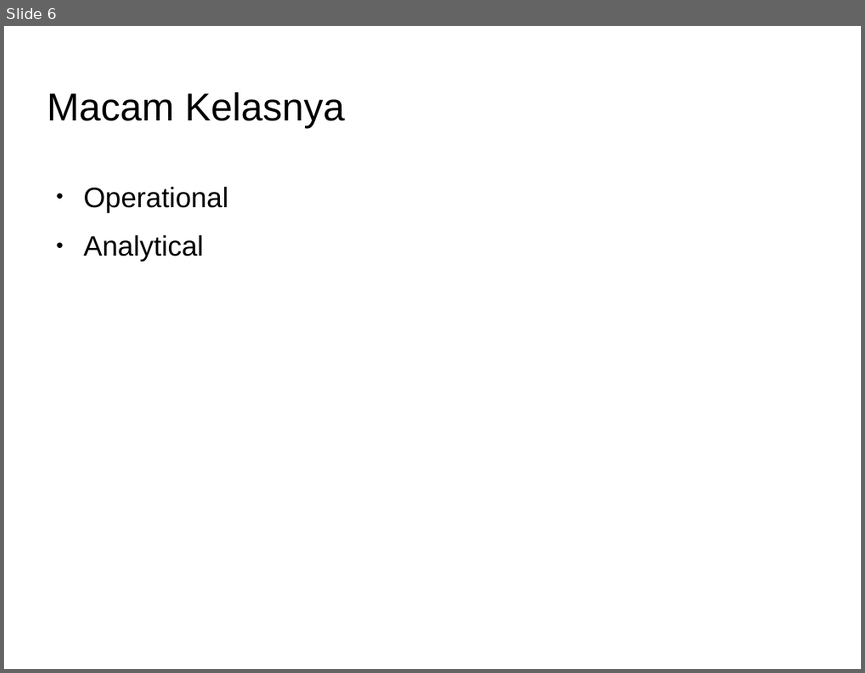
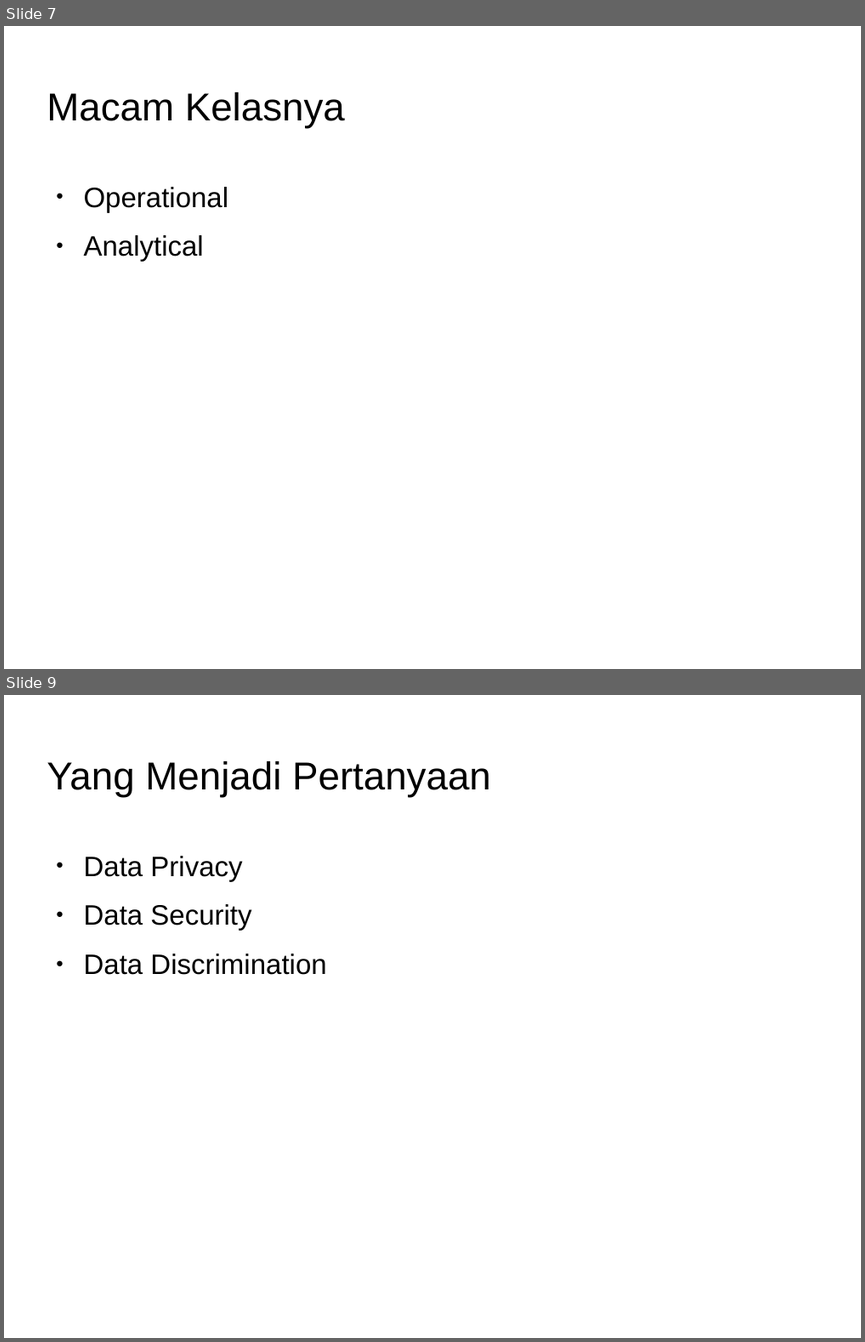
Before and after one commit to Dickyfathur7/pemrograman-komputer-2, a slide deck: 07-big-data/slide-big-data.odp. Shown one above the other, each under a label of ours: slide 6 before the commit, slides 7 and 9 after it; the slides between them are not shown. The pictures are 865x673 and 865x1342 pixels, drawn with LibreOffice and Linux fonts; fonts in the diff are those of the drawing; background and template pictures are left out. Boxes give left, top, right and bottom in pixels: in the first picture for what was removed or moved away, otherwise in the second. Text is boxed around its words. In the diff, an @@ line names an element or a change of style, - is before the commit and + after.

Commit message:
update tambahan materi big-data

```diff
--- a/07-big-data/slide-big-data.odp
+++ b/07-big-data/slide-big-data.odp
@@ slide 9 added at [4,695,861,1338], background picture (left out) @@
@@ title added at [46,761,491,798], 36 pt, text #000000 @@
+Yang Menjadi Pertanyaan
@@ text added at [84,856,326,975], 26 pt, text #000000 @@
+● Data Privacy
+● Data Security
+● Data Discrimination
@@ what was slide 6 is now slide 7 @@
```
Also in this commit, not shown: 1 other slide added.
